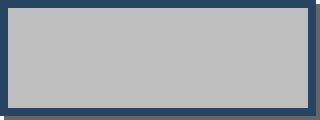
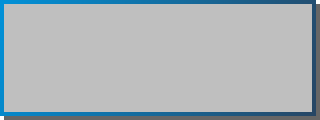
Layered file, before and after one edit (320x120). Changes by layer:
hid "背景副本" over box(0, 0, 316, 116)
added layer "剪贴板 #1" (25%) above "背景" over box(4, 4, 312, 112)
showed "背景", painted on it over box(0, 0, 316, 116)
